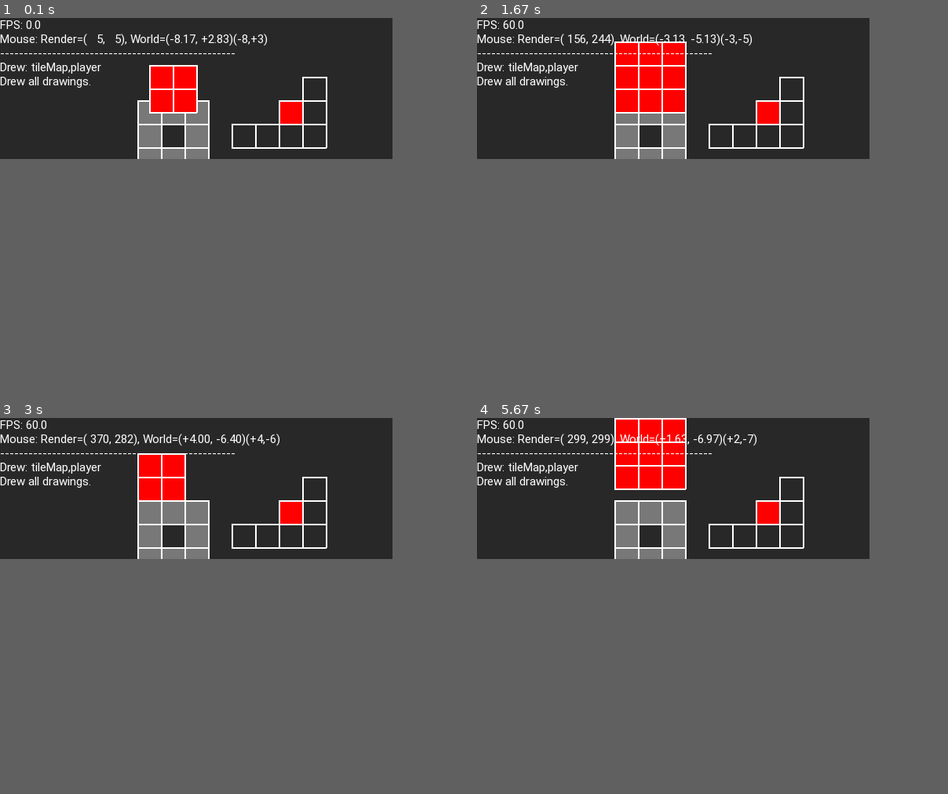
Above: before the commit, frames 1-4 (two rows, left to right).
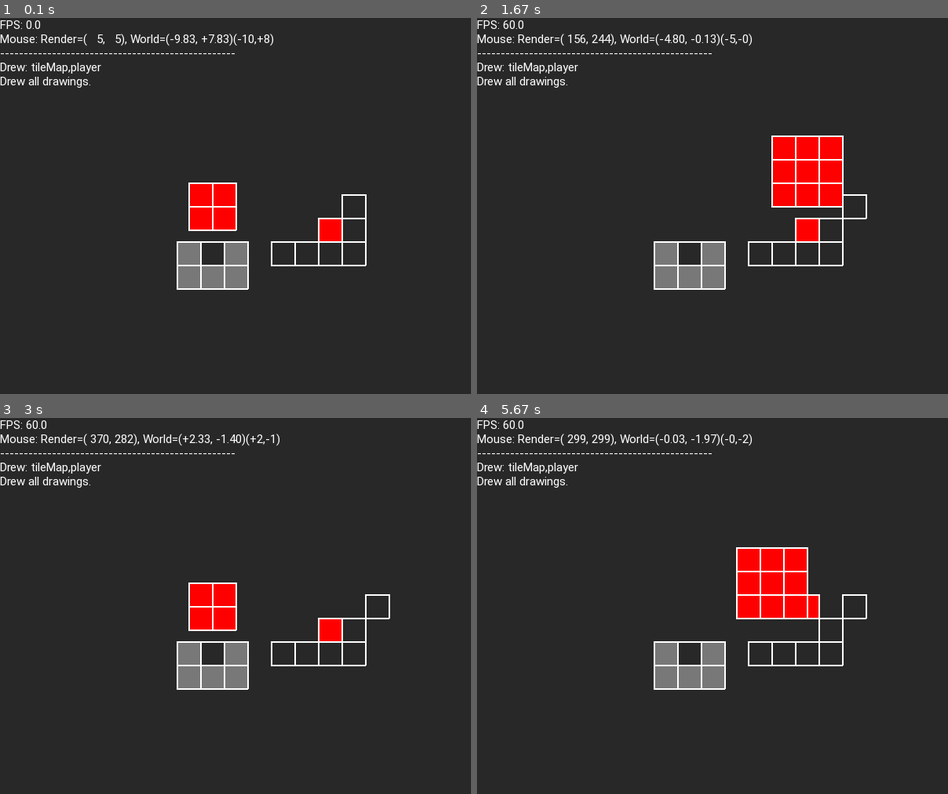
Above: after the commit, the same moments.

Repository: sustainablelab/2024_08_19
Game: pygame game, started from game.py
The game is run twice, just before and just after one commit, with the same random seed, the same clock (stepped at 60 frames per second) and the same inputs.
Inputs (mouse positions are in pixels of both pictures, inside the frame that each line leads up to):
- Up to frame 1 (0.1 s): no input
- Up to frame 2 (1.67 s): hold D 0.33-0.8 s; move the mouse to (693, 221) at 0.37 s; hold W 0.83-1.13 s; hold Up 0.83-1.13 s; move the mouse to (863, 194) at 0.87 s; hold D 1.17-1.63 s; move the mouse to (599, 209) at 1.2 s
- Up to frame 3 (3 s): hold A 1.67-2.2 s; move the mouse to (89, 549) at 1.7 s; hold S 2.23-2.53 s; hold Down 2.23-2.53 s; move the mouse to (306, 474) at 2.27 s; hold A 2.57-2.97 s; move the mouse to (292, 639) at 2.6 s
- Up to frame 4 (5.67 s): hold W 3-3.37 s; hold Up 3-3.37 s; move the mouse to (590, 466) at 3.03 s; hold D 3.4-4.03 s; move the mouse to (721, 478) at 3.43 s; hold S 4.07-4.43 s; hold Down 4.07-4.43 s; move the mouse to (599, 530) at 4.1 s; hold A 4.47-4.93 s; move the mouse to (688, 703) at 4.5 s; hold D 4.97-5.43 s; move the mouse to (717, 647) at 5 s; hold W from 5.47 s (still down); hold Up from 5.47 s (still down); move the mouse to (712, 651) at 5.5 s
In our replay, the window is 500x180 before the commit and 600x480 after it. These sizes can differ from the game's own. Grey fills any space a smaller window leaves; there, only what the larger window draws over its background counts as a difference.

The runs differ from the first frame. In frame 1, 7.7% of the frame differs, in the area x 29-78%, y 4-73%; in frame 2, 11%; in frame 3, 8.0%; in frame 4, 11%, in the area x 29-83%, y 0-73%.

Commit message:
Hold key down to move player

Diff:
--- a/editor.py
+++ b/editor.py
@@ -159,6 +159,7 @@
                     todo_drawings.append(name)
         self.game.cursor.render(surf)
         self.game.cursor.render_styles(surf)
+        self.game.cursor.render_behavior(surf)
         if self.game.textHud:
             self.game.textHud.msg += f"\n{'-'*50}"
             if todo_drawings == []:
@@ -174,6 +175,7 @@
         self.game = game
         self.use_mpos = True # True if mouse moves; False if W,A,S,D pressed
         self.pos = (0,0) # Cursor position in World space
+        self.behavior = 'stop'
         self.style = 1
         self.style_dict = {}
         self.style_dict[1] = {'color':Color.white}
@@ -265,6 +267,11 @@
             text.pos = (tile_rect.midbottom[0] - w/2, tile_rect.midbottom[1])
             text.render(surf)
 
+    def render_behavior(self, surf) -> None:
+        """Show tile behavior as text in lower left."""
+        text = Text()
+        text.msg = self.behavior
+
 class Editor:
     def __init__(self, game) -> None:
         self.game = game
@@ -300,10 +307,11 @@
     def __init__(self) -> None:
         pygame.init()
         pygame.font.init()
+        os.environ["SDL_VIDEO_WINDOW_POS"] = "1200,500"
         os.environ["PYGAME_BLEND_ALPHA_SDL2"] = "1"     # Use SDL2 alpha blending
         self.debug = True
         # Game engine
-        self.osWindow = OsWindow(window_size=(500,180))
+        self.osWindow = OsWindow(window_size=(600,480))
         self.uI = UI(self)
         self.cpuRenderer = CpuRenderer(self)
         self.editor = Editor(self)
--- a/game.py
+++ b/game.py
@@ -41,17 +41,23 @@
     * Size change will be a game mechanic.
 * [x] Create a level editor.
 * [ ] Add interaction with tiles:
-    * Right now the only interaction is that tiles act as immovable walls.
+    * Initially, the only interaction is that tiles act as immovable walls.
     * Add a "behavior" property to Tiles
     * [x] Create "behavior" "push", "pass", "stop"
         * "push": Player can push tile
         * "pass": Player passes over tile
         * "stop": Player is stopped by tile
+    * A game needs a win condition
     * [ ] Create "behavior" "win":
           When the player reaches the "win" tile, they advance to the next level.
+    * Make push more interesting
     * [ ] Add to "behavior" "push":
           When the player pushes a pushable tile, it moves if the player is
           big enough to move it.
+* [x] Open window left of center (and open Editor window right of center)
+    * ;m<Space> to open both game and editor window at the same time
+    * ;<Space> still just opens application for whichever buffer is active
+* [x] Add player speed. Hold down key and player moves at that speed.
 * [ ] Create levels.
     * Introduce basic size change puzzles.
     * Then come up with levels that act as tiles so that the size change
@@ -68,6 +74,7 @@
     * Works for any size player
 """
 
+import os
 import atexit
 import sys
 import json
@@ -93,7 +100,14 @@
             match event.type:
                 case pygame.QUIT: sys.exit()
                 case pygame.KEYDOWN: self.KEYDOWN(event)
+                case pygame.KEYUP: self.KEYUP(event)
                 case _: logger.debug(event)
+    def KEYUP(self, event) -> None:
+        match event.key:
+            case pygame.K_w: self.game.player.stop("up")
+            case pygame.K_s: self.game.player.stop("down")
+            case pygame.K_a: self.game.player.stop("left")
+            case pygame.K_d: self.game.player.stop("right")
     def KEYDOWN(self, event) -> None:
         kmod = pygame.key.get_mods()
         match event.key:
@@ -191,6 +205,13 @@
     def __init__(self, game) -> None:
         self.game = game
         self.pos = (-1,0) # Player starts in center of screen
+        self.move_dict = {}
+        self.move_dict['up'] = False
+        self.move_dict['down'] = False
+        self.move_dict['left'] = False
+        self.move_dict['right'] = False
+        self.move_timer = 0
+        self.move_speed = 5 # Move once per N ticks of game frame rate
 
     @property
     def size(self) -> tuple:
@@ -281,8 +302,13 @@
             self.game.drawings['player']['debug']['tiles_overlay'] = self.debug_tiles
 
     # TODO: add animation (call player.move() to do more than just call physics.move())
+    # TODO: add speed to limit how fast player moves
     def move(self, direction:str) -> None:
-        self.game.physics.move(self, direction)
+        self.move_dict[direction] = True
+        self.move_timer = 0
+
+    def stop(self, direction:str) -> None:
+        self.move_dict[direction] = False
 
     def scale(self, direction:str) -> None:
         match direction:
@@ -327,9 +353,10 @@
     def __init__(self) -> None:
         pygame.init()
         pygame.font.init()
+        os.environ["SDL_VIDEO_WINDOW_POS"] = "550,500"
         self.debug = True
         # Game engine
-        self.osWindow = OsWindow(window_size=(500,180))
+        self.osWindow = OsWindow(window_size=(600,480))
         self.uI = UI(self)
         self.physics = Physics(self)
         self.clock = pygame.time.Clock()
@@ -358,10 +385,21 @@
     def game_loop(self) -> None:
         self.textHud = TextHud(self) if self.debug else None
         self.uI.handle_events()
+        self.update_physics()
         self.update_drawings()                          # Update global drawing dict
         self.cpuRenderer.render()                       # Render drawing dict on CPU
         ### tick(framerate=0) -> milliseconds
         self.clock.tick(60)
+
+    def update_physics(self) -> None:
+        # Move the player
+        if self.player.move_timer == 0:
+            self.player.move_timer = self.player.move_speed
+            for direction in self.player.move_dict:
+                if self.player.move_dict[direction]:
+                    self.physics.move(self.player, direction)
+        else:
+            self.player.move_timer -= 1
 
     def update_drawings(self) -> None:
         """Update self.game.drawings: artwork for all game world objects."""
--- a/level1.json
+++ b/level1.json
@@ -10,7 +10,7 @@
             40,
             255
         ],
-        "behavior": "stop"
+        "behavior": "push"
     },
     "(2, -2)": {
         "pos": [
@@ -23,7 +23,7 @@
             40,
             255
         ],
-        "behavior": "stop"
+        "behavior": "push"
     },
     "(3, -2)": {
         "pos": [
@@ -36,7 +36,7 @@
             40,
             255
         ],
-        "behavior": "stop"
+        "behavior": "push"
     },
     "(4, -2)": {
         "pos": [
@@ -49,7 +49,7 @@
             40,
             255
         ],
-        "behavior": "stop"
+        "behavior": "push"
     },
     "(5, -2)": {
         "pos": [
@@ -62,7 +62,7 @@
             40,
             255
         ],
-        "behavior": "stop"
+        "behavior": "push"
     },
     "(5, -1)": {
         "pos": [
@@ -75,7 +75,7 @@
             40,
             255
         ],
-        "behavior": "stop"
+        "behavior": "push"
     },
     "(5, 0)": {
         "pos": [
@@ -88,7 +88,7 @@
             40,
             255
         ],
-        "behavior": "stop"
+        "behavior": "push"
     },
     "(4, -1)": {
         "pos": [
@@ -101,7 +101,7 @@
             0,
             255
         ],
-        "behavior": "stop"
+        "behavior": "push"
     },
     "(-2, -2)": {
         "pos": [
@@ -114,46 +114,7 @@
             120,
             255
         ],
-        "behavior": "stop"
-    },
-    "(-2, -1)": {
-        "pos": [
-            -2,
-            -1
-        ],
-        "color": [
-            120,
-            120,
-            120,
-            255
-        ],
-        "behavior": "stop"
-    },
-    "(-1, -1)": {
-        "pos": [
-            -1,
-            -1
-        ],
-        "color": [
-            120,
-            120,
-            120,
-            255
-        ],
-        "behavior": "stop"
-    },
-    "(0, -1)": {
-        "pos": [
-            0,
-            -1
-        ],
-        "color": [
-            120,
-            120,
-            120,
-            255
-        ],
-        "behavior": "stop"
+        "behavior": "push"
     },
     "(0, -2)": {
         "pos": [
@@ -166,7 +127,7 @@
             120,
             255
         ],
-        "behavior": "stop"
+        "behavior": "push"
     },
     "(0, -3)": {
         "pos": [
@@ -179,7 +140,7 @@
             120,
             255
         ],
-        "behavior": "stop"
+        "behavior": "push"
     },
     "(-1, -3)": {
         "pos": [
@@ -192,7 +153,7 @@
             120,
             255
         ],
-        "behavior": "stop"
+        "behavior": "push"
     },
     "(-2, -3)": {
         "pos": [
@@ -205,6 +166,6 @@
             120,
             255
         ],
-        "behavior": "stop"
+        "behavior": "push"
     }
 }
